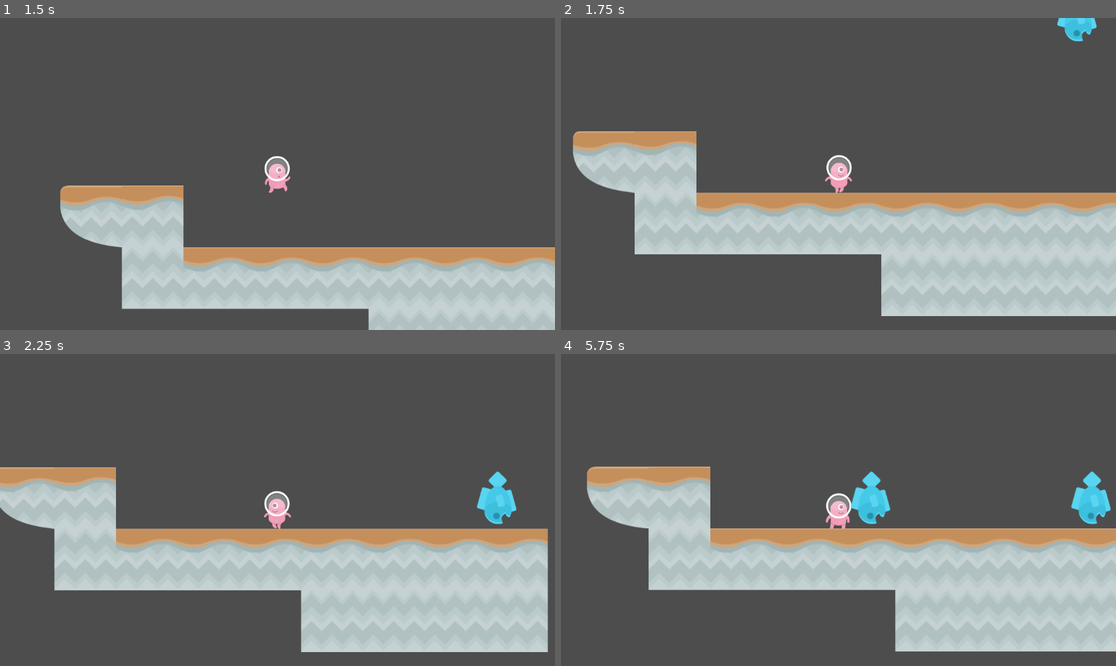
Above: before the commit, frames 1-4 (two rows, left to right).
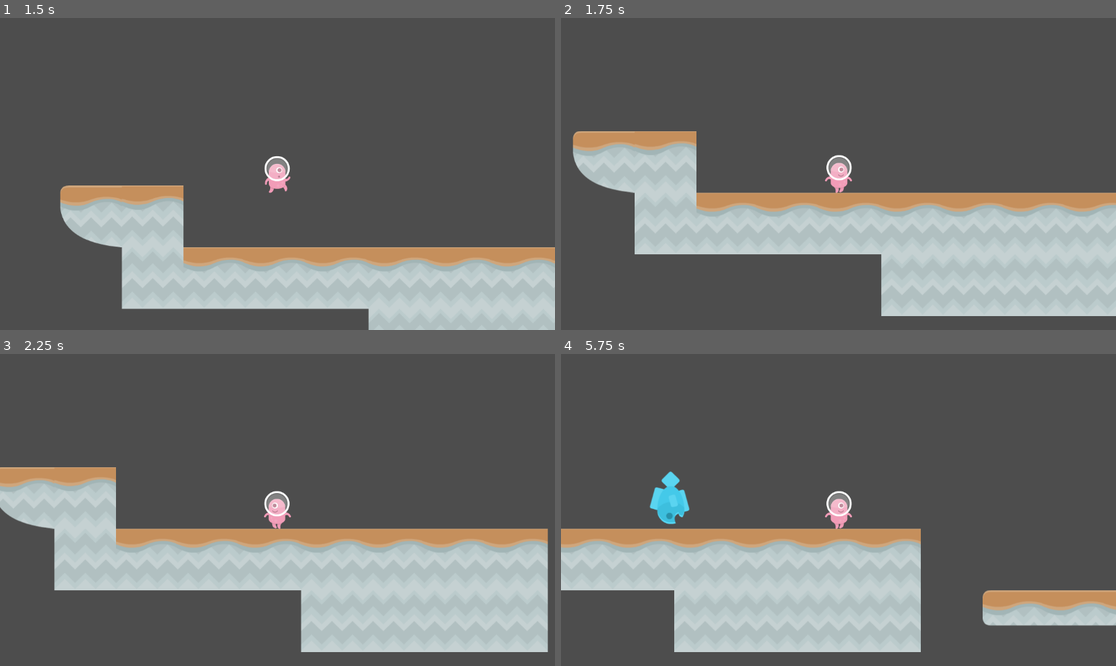
Above: after the commit, the same moments.

Repository: nsrnannaisha/tutorial-4-gamedev
Game: Godot game, scene res://scenes/Level1.tscn
The game is run twice, just before and just after one commit, with the same random seed, the same clock (stepped at 60 frames per second) and the same inputs.
Inputs:
- Up to frame 1 (1.5 s): tap Enter at 0.5 s; hold Right (right) from 0.53 s (still down); tap Space (jump) at 0.77 s
- Up to frame 2 (1.75 s): keep holding Right (right); tap Space (jump) at 1.52 s
- Up to frame 3 (2.25 s): release Right (right) at 2.03 s; hold A (left) from 2.03 s (still down)
- Up to frame 4 (5.75 s): release A (left) at 2.78 s; hold Right (right) 2.78-4.28 s; tap Space (jump) at 3.02, 3.77, 4.52 s; hold A (left) 4.28-5.03 s; hold Right (right) from 5.03 s (still down)

Frame 1 is identical in both runs. In frame 2, 0.4% of the frame differs, in the area x 89-97%, y 0-8%; in frame 3, 0.7%; in frame 4, 31%, in the area x 0-100%, y 36-96%.

Commit message:
tutorial 4: fix spawner

Diff:
--- a/FallingFish.gd
+++ b/FallingFish.gd
@@ -1,9 +1,9 @@
 extends RigidBody2D
 
-@export var sceneName = "LoseScreen"
+@export var sceneName: String = "LoseScreen"
 
-func _on_FallArea_body_entered(body):
-	if body.get_name() == "Player":
-		get_tree().change_scene_to_file(str("res://scenes/" + sceneName + ".tscn"))
+func _on_body_entered(body: Node) -> void:
+	if body.name == "Player":
+		get_tree().change_scene_to_file("res://scenes/" + sceneName + ".tscn")
 	else:
-		body.queue_free()
+		queue_free()
--- /dev/null
+++ b/scenes/FallingFish.gd
@@ -0,0 +1,10 @@
+extends Area2D
+
+@export var sceneName = "LoseScreen"
+
+func _on_body_entered(body):
+	if body.get_name() == "Player":
+		get_tree().call_deferred("change_scene_to_file",
+			str("res://scenes/" + sceneName + ".tscn"))
+	else:
+		get_parent().call_deferred("queue_free")
--- a/scenes/FallingFish.tscn
+++ b/scenes/FallingFish.tscn
@@ -1,14 +1,17 @@
 [gd_scene format=3 uid="uid://b118pvmscylk6"]
 
-[ext_resource type="Script" uid="uid://c2qefjxdlssmw" path="res://FallingFish.gd" id="1_o72ex"]
+[ext_resource type="Script" uid="uid://s76cir6io5n4" path="res://scenes/FallingFish.gd" id="2_gccpt"]
 [ext_resource type="Texture2D" uid="uid://bivk5n8i3vnqc" path="res://assets/kenney_platformerpack/PNG/Enemies/fishBlue.png" id="2_o72ex"]
 
 [sub_resource type="CapsuleShape2D" id="CapsuleShape2D_gccpt"]
 radius = 42.0
 height = 128.0
 
+[sub_resource type="CapsuleShape2D" id="CapsuleShape2D_clc22"]
+radius = 43.0
+height = 124.0
+
 [node name="RigidBody2D" type="RigidBody2D" unique_id=1344950792]
-script = ExtResource("1_o72ex")
 
 [node name="Sprite2D" type="Sprite2D" parent="." unique_id=1242627999]
 texture = ExtResource("2_o72ex")
@@ -19,4 +22,10 @@
 position = Vector2(2, 0)
 shape = SubResource("CapsuleShape2D_gccpt")
 
-[connection signal="body_entered" from="." to="." method="_on_FallArea_body_entered"]
+[node name="Area2D" type="Area2D" parent="." unique_id=1287425137]
+script = ExtResource("2_gccpt")
+
+[node name="CollisionShape2D" type="CollisionShape2D" parent="Area2D" unique_id=603876754]
+shape = SubResource("CapsuleShape2D_clc22")
+
+[connection signal="body_entered" from="." to="." method="_on_body_entered"]
--- a/scenes/Level1.tscn
+++ b/scenes/Level1.tscn
@@ -73,6 +73,6 @@
 sceneName = "WinScreen"
 
 [node name="Spawner" type="Node2D" parent="." unique_id=1032591121]
-position = Vector2(1440, -1517)
+position = Vector2(1482, -586)
 script = ExtResource("5_lrl65")
 obstacle = ExtResource("6_76388")
--- a/scenes/Level2.tscn
+++ b/scenes/Level2.tscn
@@ -61,7 +61,7 @@
 position = Vector2(3799, 791)
 
 [node name="TileMapLayer" type="TileMapLayer" parent="." unique_id=794917953]
-tile_map_data = PackedByteArray("AAAAAAQAAAADAAAAAAABAAQAAAA …(1264 unchanged characters)… CAAEAAAAaAA8AAAACAAEAAAAZAA8AAAACAAEAAAA=")
+tile_map_data = PackedByteArray("AAAAAAQAAAADAAAAAAABAAQAAAA …(1264 unchanged characters)… CAAEAAAAaAA8AAAACAAEAAAAZAA8AAAACAAEAAAA8AAoAAAAHAAEAAAA=")
 tile_set = SubResource("TileSet_qe5b6")
 
 [node name="Area2D2" parent="." unique_id=1643904326 instance=ExtResource("3_sp0w3")]
@@ -85,10 +85,8 @@
 shape = SubResource("RectangleShape2D_4p0dt")
 
 [node name="Spawner" type="Node2D" parent="." unique_id=2139600553]
-position = Vector2(2392, 307)
+position = Vector2(1601, -740)
 script = ExtResource("5_4p0dt")
 obstacle = ExtResource("6_qwp14")
 
-[node name="Jurang" type="Sprite2D" parent="." unique_id=96097709]
-
 [editable path="Roket/Area2D"]
--- a/scenes/Spawner.gd
+++ b/scenes/Spawner.gd
@@ -7,7 +7,7 @@
 
 func spawn():
 	var spawned = obstacle.instantiate()
-	get_parent().call_deferred("add_child", spawned)
+	get_parent().add_child(spawned)
 
 	var spawn_pos = global_position
 	spawn_pos.x = spawn_pos.x + randf_range(-1000, 1000)
@@ -16,5 +16,5 @@
 
 func repeat():
 	spawn()
-	await get_tree().create_timer(1).timeout
+	await get_tree().create_timer(3).timeout
 	repeat()
--- a/scenes/Star.gd
+++ /dev/null
@@ -1,9 +0,0 @@
-extends RigidBody2D
-
-@export var sceneName = "LoseScreen"
-
-func _on_FallArea_body_entered(body: Node) -> void:
-	if body.name == "Player":
-		get_tree().change_scene_to_file("res://scenes/" + sceneName + ".tscn")
-	else:
-		get_parent().call_deferred("queue_free")
--- a/scenes/Star.tscn
+++ b/scenes/Star.tscn
@@ -1,13 +1,11 @@
 [gd_scene format=3 uid="uid://bf3xyhf046nes"]
 
-[ext_resource type="Script" uid="uid://py15d5itikkn" path="res://scenes/Star.gd" id="1_t7biv"]
 [ext_resource type="Texture2D" uid="uid://bfpt4n245ef1h" path="res://assets/kenney_platformerpack/PNG/Items/star.png" id="2_xpnm2"]
 
 [sub_resource type="CircleShape2D" id="CircleShape2D_4p0dt"]
 radius = 23.0
 
 [node name="RigidBody2D" type="RigidBody2D" unique_id=1565194237]
-script = ExtResource("1_t7biv")
 
 [node name="Sprite2D" type="Sprite2D" parent="." unique_id=293657439]
 texture = ExtResource("2_xpnm2")
Not shown, added: scenes/FallingFish.gd.uid
Not shown, removed: scenes/Star.gd.uid
